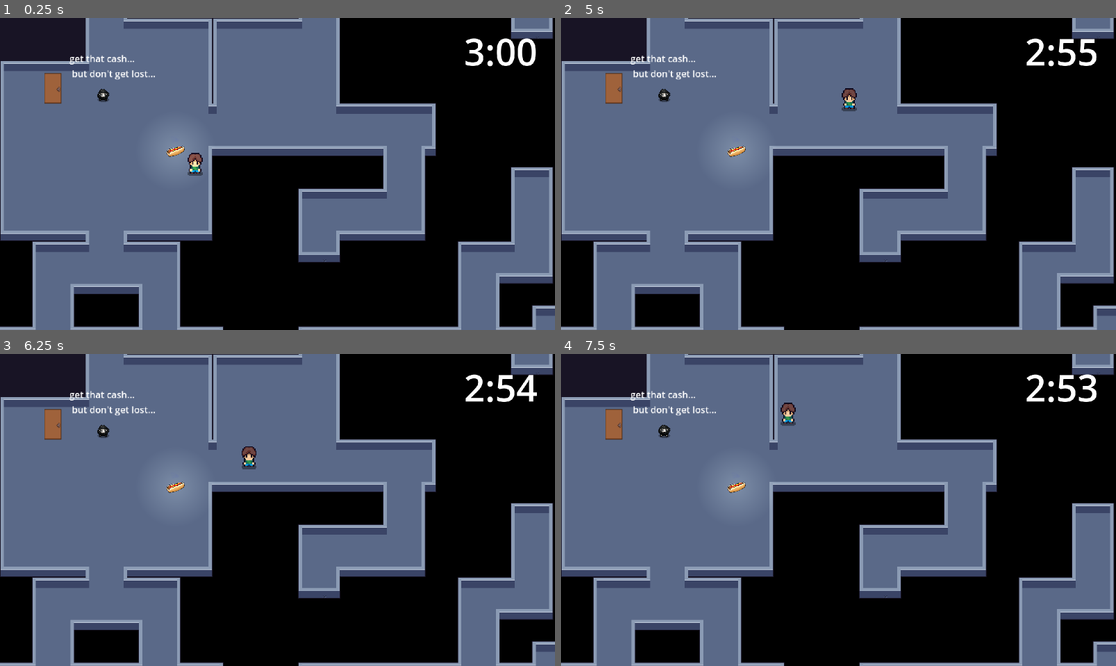
Above: before the commit, frames 1-4 (two rows, left to right).
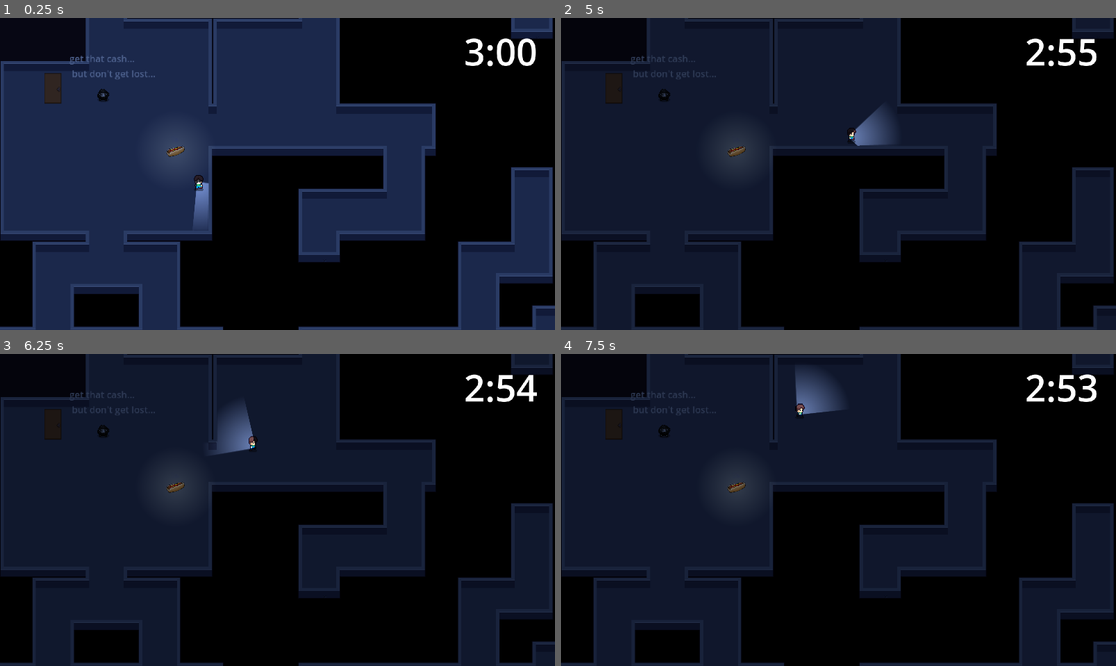
Above: after the commit, the same moments.

Repository: timo-bmgd/dungeon-raider
Game: Godot game, scene res://scenes/level_dungeon.tscn
The game is run twice, just before and just after one commit, with the same random seed, the same clock (stepped at 60 frames per second) and the same inputs. This scene is started directly instead of the project's main scene.
Inputs (mouse positions are in pixels of both pictures, inside the frame that each line leads up to):
- Up to frame 1 (0.25 s): no input
- Up to frame 2 (5 s): tap Enter at 0.5 s; move the mouse to (960, 158) at 0.52 s; hold D (right) 0.53-1.28 s; tap 1 (1) at 0.6, 3.05, 3.6 s; click (960, 158) at 0.67 s; tap 2 (2) at 0.8, 1.35, 3.8, 4.35 s; move the mouse to (727, 189) at 1.27 s; hold S (down) 1.28-2.03 s; tap 3 (3) at 1.55, 2.1, 4.55 s; move the mouse to (894, 105) at 2.02 s; hold D (right) 2.03-2.78 s; tap 4 (4) at 2.3, 2.85 s; move the mouse to (810, 236) at 2.77 s; hold W (up) 2.78-3.53 s; click (810, 236) at 2.92 s; move the mouse to (1005, 220) at 3.52 s; hold A (left) from 3.53 s (still down); move the mouse to (672, 127) at 4.27 s
- Up to frame 3 (6.25 s): move the mouse to (305, 510) at 5.02 s; release A (left) at 5.03 s; hold S (down) 5.03-5.78 s; tap 3 (3) at 5.1 s; click (305, 510) at 5.17 s; tap 4 (4) at 5.3, 5.85 s; move the mouse to (194, 432) at 5.77 s; hold D (right) from 5.78 s (still down); tap 1 (1) at 6.05 s
- Up to frame 4 (7.5 s): move the mouse to (960, 494) at 6.52 s; release D (right) at 6.53 s; press the mouse at (960, 494) at 6.53 s; hold W (up) 6.53-7.28 s; tap 2 (2) at 6.8 s; move the mouse to (727, 525) at 7.27 s; release the mouse at (727, 525) at 7.28 s; hold D (right) from 7.28 s (still down); tap Shift (sneak) at 7.35 s; click (727, 525) at 7.42 s

The runs differ from the first frame. In frame 1, 56% of the frame differs, in the area x 0-100%, y 0-100%; in frame 2, 58%; in frame 3, 58%; in frame 4, 58%.
Error in both runs: Invalid access to property or key '_on_dungeon_time_over' on a base object of type 'null instance'. (res://scripts/dungeon_death_timer.gd:22)

Commit message:
added hooman

Diff:
--- a/assets/tilesets/house.tres
+++ b/assets/tilesets/house.tres
@@ -1,7 +1,28 @@
-[gd_resource type="TileSet" load_steps=5 format=3 uid="uid://dwmocxudoqvd6"]
+[gd_resource type="TileSet" load_steps=12 format=3 uid="uid://dwmocxudoqvd6"]
 
 [ext_resource type="Texture2D" uid="uid://cip6ygpve220j" path="res://assets/sprites/Top-Down_Retro_Interior/TopDownHouse_FloorsAndWalls.png" id="1_osyb7"]
 [ext_resource type="Texture2D" uid="uid://cighjsetpy7jt" path="res://assets/sprites/indoor/roguelikeIndoor_transparent.png" id="2_q17a4"]
+
+[sub_resource type="OccluderPolygon2D" id="OccluderPolygon2D_q17a4"]
+polygon = PackedVector2Array(7, -8, 8, -8, 8, 8, 7, 8)
+
+[sub_resource type="OccluderPolygon2D" id="OccluderPolygon2D_syai6"]
+polygon = PackedVector2Array(7, -8, 8, -8, 8, 8, 7, 8)
+
+[sub_resource type="OccluderPolygon2D" id="OccluderPolygon2D_dt2rc"]
+polygon = PackedVector2Array(-8, -8, -7, -8, -7, 8, -8, 8)
+
+[sub_resource type="OccluderPolygon2D" id="OccluderPolygon2D_gmv44"]
+polygon = PackedVector2Array(7, -8, 8, -8, 8, 8, 7, 8)
+
+[sub_resource type="OccluderPolygon2D" id="OccluderPolygon2D_i6wmf"]
+polygon = PackedVector2Array(-8, -8, -7, -8, -7, 8, -8, 8)
+
+[sub_resource type="OccluderPolygon2D" id="OccluderPolygon2D_2aetf"]
+polygon = PackedVector2Array(7, -8, 8, -8, 8, 8, 7, 8)
+
+[sub_resource type="OccluderPolygon2D" id="OccluderPolygon2D_dnmx6"]
+polygon = PackedVector2Array(-8, -8, -7, -8, -7, 8, -8, 8)
 
 [sub_resource type="TileSetAtlasSource" id="TileSetAtlasSource_kvpfn"]
 texture = ExtResource("1_osyb7")
@@ -44,28 +65,34 @@
 0:1/0 = 0
 0:1/0/physics_layer_0/polygon_0/points = PackedVector2Array(-8, -8, 8, -8, 8, 8, -8, 8)
 1:1/0 = 0
+1:1/0/occlusion_layer_0/polygon_0/polygon = SubResource("OccluderPolygon2D_dt2rc")
 1:1/0/physics_layer_0/polygon_0/points = PackedVector2Array(-8, -8, 8, -8, 8, 8, -8, 8)
 2:1/0 = 0
 2:1/0/physics_layer_0/polygon_0/points = PackedVector2Array(-8, -8, 8, -8, 8, 8, -8, 8)
 3:1/0 = 0
 3:1/0/physics_layer_0/polygon_0/points = PackedVector2Array(-8, -8, 8, -8, 8, 8, -8, 8)
 4:1/0 = 0
+4:1/0/occlusion_layer_0/polygon_0/polygon = SubResource("OccluderPolygon2D_gmv44")
 4:1/0/physics_layer_0/polygon_0/points = PackedVector2Array(-8, -8, 8, -8, 8, 8, -8, 8)
 5:1/0 = 0
+5:1/0/occlusion_layer_0/polygon_0/polygon = SubResource("OccluderPolygon2D_i6wmf")
 5:1/0/physics_layer_0/polygon_0/points = PackedVector2Array(-8, -8, 8, -8, 8, 8, -8, 8)
 6:1/0 = 0
 6:1/0/physics_layer_0/polygon_0/points = PackedVector2Array(-8, -8, 8, -8, 8, 8, -8, 8)
 7:1/0 = 0
 7:1/0/physics_layer_0/polygon_0/points = PackedVector2Array(-8, -8, 8, -8, 8, 8, -8, 8)
 8:1/0 = 0
+8:1/0/occlusion_layer_0/polygon_0/polygon = SubResource("OccluderPolygon2D_2aetf")
 8:1/0/physics_layer_0/polygon_0/points = PackedVector2Array(-8, -8, 8, -8, 8, 8, -8, 8)
 9:1/0 = 0
+9:1/0/occlusion_layer_0/polygon_0/polygon = SubResource("OccluderPolygon2D_dnmx6")
 9:1/0/physics_layer_0/polygon_0/points = PackedVector2Array(-8, -8, 8, -8, 8, 8, -8, 8)
 10:1/0 = 0
 10:1/0/physics_layer_0/polygon_0/points = PackedVector2Array(-8, -8, 8, -8, 8, 8, -8, 8)
 11:1/0 = 0
 11:1/0/physics_layer_0/polygon_0/points = PackedVector2Array(-8, -8, 8, -8, 8, 8, -8, 8)
 12:1/0 = 0
+12:1/0/occlusion_layer_0/polygon_0/polygon = SubResource("OccluderPolygon2D_q17a4")
 12:1/0/physics_layer_0/polygon_0/points = PackedVector2Array(-8, -8, 8, -8, 8, 8, -8, 8)
 13:1/0 = 0
 13:1/0/physics_layer_0/polygon_0/points = PackedVector2Array(-8, -8, 8, -8, 8, 8, -8, 8)
@@ -74,34 +101,41 @@
 15:1/0 = 0
 15:1/0/physics_layer_0/polygon_0/points = PackedVector2Array(-8, -8, 8, -8, 8, 8, -8, 8)
 16:1/0 = 0
+16:1/0/occlusion_layer_0/polygon_0/polygon = SubResource("OccluderPolygon2D_syai6")
 16:1/0/physics_layer_0/polygon_0/points = PackedVector2Array(-8, -8, 8, -8, 8, 8, -8, 8)
 17:1/0 = 0
 17:1/0/physics_layer_0/polygon_0/points = PackedVector2Array(-8, -8, 8, -8, 8, 8, -8, 8)
 0:2/0 = 0
 0:2/0/physics_layer_0/polygon_0/points = PackedVector2Array(-8, -8, 8, -8, 8, 8, -8, 8)
 1:2/0 = 0
+1:2/0/occlusion_layer_0/polygon_0/polygon = SubResource("OccluderPolygon2D_dt2rc")
 1:2/0/physics_layer_0/polygon_0/points = PackedVector2Array(-8, -8, 8, -8, 8, 8, -8, 8)
 2:2/0 = 0
 2:2/0/physics_layer_0/polygon_0/points = PackedVector2Array(-8, -8, 8, -8, 8, 8, -8, 8)
 3:2/0 = 0
 3:2/0/physics_layer_0/polygon_0/points = PackedVector2Array(-8, -8, 8, -8, 8, 8, -8, 8)
 4:2/0 = 0
+4:2/0/occlusion_layer_0/polygon_0/polygon = SubResource("OccluderPolygon2D_gmv44")
 4:2/0/physics_layer_0/polygon_0/points = PackedVector2Array(-8, -8, 8, -8, 8, 8, -8, 8)
 5:2/0 = 0
+5:2/0/occlusion_layer_0/polygon_0/polygon = SubResource("OccluderPolygon2D_i6wmf")
 5:2/0/physics_layer_0/polygon_0/points = PackedVector2Array(-8, -8, 8, -8, 8, 8, -8, 8)
 6:2/0 = 0
 6:2/0/physics_layer_0/polygon_0/points = PackedVector2Array(-8, -8, 8, -8, 8, 8, -8, 8)
 7:2/0 = 0
 7:2/0/physics_layer_0/polygon_0/points = PackedVector2Array(-8, -8, 8, -8, 8, 8, -8, 8)
 8:2/0 = 0
+8:2/0/occlusion_layer_0/polygon_0/polygon = SubResource("OccluderPolygon2D_2aetf")
 8:2/0/physics_layer_0/polygon_0/points = PackedVector2Array(-8, -8, 8, -8, 8, 8, -8, 8)
 9:2/0 = 0
+9:2/0/occlusion_layer_0/polygon_0/polygon = SubResource("OccluderPolygon2D_dnmx6")
 9:2/0/physics_layer_0/polygon_0/points = PackedVector2Array(-8, -8, 8, -8, 8, 8, -8, 8)
 10:2/0 = 0
 10:2/0/physics_layer_0/polygon_0/points = PackedVector2Array(-8, -8, 8, -8, 8, 8, -8, 8)
 11:2/0 = 0
 11:2/0/physics_layer_0/polygon_0/points = PackedVector2Array(-8, -8, 8, -8, 8, 8, -8, 8)
 12:2/0 = 0
+12:2/0/occlusion_layer_0/polygon_0/polygon = SubResource("OccluderPolygon2D_q17a4")
 12:2/0/physics_layer_0/polygon_0/points = PackedVector2Array(-8, -8, 8, -8, 8, 8, -8, 8)
 13:2/0 = 0
 13:2/0/physics_layer_0/polygon_0/points = PackedVector2Array(-8, -8, 8, -8, 8, 8, -8, 8)
@@ -110,34 +144,41 @@
 15:2/0 = 0
 15:2/0/physics_layer_0/polygon_0/points = PackedVector2Array(-8, -8, 8, -8, 8, 8, -8, 8)
 16:2/0 = 0
+16:2/0/occlusion_layer_0/polygon_0/polygon = SubResource("OccluderPolygon2D_syai6")
 16:2/0/physics_layer_0/polygon_0/points = PackedVector2Array(-8, -8, 8, -8, 8, 8, -8, 8)
 17:2/0 = 0
 17:2/0/physics_layer_0/polygon_0/points = PackedVector2Array(-8, -8, 8, -8, 8, 8, -8, 8)
 0:3/0 = 0
 0:3/0/physics_layer_0/polygon_0/points = PackedVector2Array(-8, -8, 8, -8, 8, 8, -8, 8)
 1:3/0 = 0
+1:3/0/occlusion_layer_0/polygon_0/polygon = SubResource("OccluderPolygon2D_dt2rc")
 1:3/0/physics_layer_0/polygon_0/points = PackedVector2Array(-8, -8, 8, -8, 8, 8, -8, 8)
 2:3/0 = 0
 2:3/0/physics_layer_0/polygon_0/points = PackedVector2Array(-8, -8, 8, -8, 8, 8, -8, 8)
 3:3/0 = 0
 3:3/0/physics_layer_0/polygon_0/points = PackedVector2Array(-8, -8, 8, -8, 8, 8, -8, 8)
 4:3/0 = 0
+4:3/0/occlusion_layer_0/polygon_0/polygon = SubResource("OccluderPolygon2D_gmv44")
 4:3/0/physics_layer_0/polygon_0/points = PackedVector2Array(-8, -8, 8, -8, 8, 8, -8, 8)
 5:3/0 = 0
+5:3/0/occlusion_layer_0/polygon_0/polygon = SubResource("OccluderPolygon2D_i6wmf")
 5:3/0/physics_layer_0/polygon_0/points = PackedVector2Array(-8, -8, 8, -8, 8, 8, -8, 8)
 6:3/0 = 0
 6:3/0/physics_layer_0/polygon_0/points = PackedVector2Array(-8, -8, 8, -8, 8, 8, -8, 8)
 7:3/0 = 0
 7:3/0/physics_layer_0/polygon_0/points = PackedVector2Array(-8, -8, 8, -8, 8, 8, -8, 8)
 8:3/0 = 0
+8:3/0/occlusion_layer_0/polygon_0/polygon = SubResource("OccluderPolygon2D_2aetf")
 8:3/0/physics_layer_0/polygon_0/points = PackedVector2Array(-8, -8, 8, -8, 8, 8, -8, 8)
 9:3/0 = 0
+9:3/0/occlusion_layer_0/polygon_0/polygon = SubResource("OccluderPolygon2D_dnmx6")
 9:3/0/physics_layer_0/polygon_0/points = PackedVector2Array(-8, -8, 8, -8, 8, 8, -8, 8)
 10:3/0 = 0
 10:3/0/physics_layer_0/polygon_0/points = PackedVector2Array(-8, -8, 8, -8, 8, 8, -8, 8)
 11:3/0 = 0
 11:3/0/physics_layer_0/polygon_0/points = PackedVector2Array(-8, -8, 8, -8, 8, 8, -8, 8)
 12:3/0 = 0
+12:3/0/occlusion_layer_0/polygon_0/polygon = SubResource("OccluderPolygon2D_q17a4")
 12:3/0/physics_layer_0/polygon_0/points = PackedVector2Array(-8, -8, 8, -8, 8, 8, -8, 8)
 13:3/0 = 0
 13:3/0/physics_layer_0/polygon_0/points = PackedVector2Array(-8, -8, 8, -8, 8, 8, -8, 8)
@@ -146,34 +187,41 @@
 15:3/0 = 0
 15:3/0/physics_layer_0/polygon_0/points = PackedVector2Array(-8, -8, 8, -8, 8, 8, -8, 8)
 16:3/0 = 0
+16:3/0/occlusion_layer_0/polygon_0/polygon = SubResource("OccluderPolygon2D_syai6")
 16:3/0/physics_layer_0/polygon_0/points = PackedVector2Array(-8, -8, 8, -8, 8, 8, -8, 8)
 17:3/0 = 0
 17:3/0/physics_layer_0/polygon_0/points = PackedVector2Array(-8, -8, 8, -8, 8, 8, -8, 8)
 0:4/0 = 0
 0:4/0/physics_layer_0/polygon_0/points = PackedVector2Array(-8, -8, 8, -8, 8, 8, -8, 8)
 1:4/0 = 0
+1:4/0/occlusion_layer_0/polygon_0/polygon = SubResource("OccluderPolygon2D_dt2rc")
 1:4/0/physics_layer_0/polygon_0/points = PackedVector2Array(-8, -8, -8, -0.224823, 8, -0.26003742, 8, -8, -0.8093567, -8)
 2:4/0 = 0
 2:4/0/physics_layer_0/polygon_0/points = PackedVector2Array(-8, -8, -8, -0.224823, 8, -0.26003742, 8, -8, -0.8093567, -8)
 3:4/0 = 0
 3:4/0/physics_layer_0/polygon_0/points = PackedVector2Array(-8, -8, -8, -0.224823, 8, -0.26003742, 8, -8, -0.8093567, -8)
 4:4/0 = 0
+4:4/0/occlusion_layer_0/polygon_0/polygon = SubResource("OccluderPolygon2D_gmv44")
 4:4/0/physics_layer_0/polygon_0/points = PackedVector2Array(-8, -8, -8, -0.224823, 8, -0.26003742, 8, -8, -0.8093567, -8)
 5:4/0 = 0
+5:4/0/occlusion_layer_0/polygon_0/polygon = SubResource("OccluderPolygon2D_i6wmf")
 5:4/0/physics_layer_0/polygon_0/points = PackedVector2Array(-8, -8, -8, -0.224823, 8, -0.26003742, 8, -8, -0.8093567, -8)
 6:4/0 = 0
 6:4/0/physics_layer_0/polygon_0/points = PackedVector2Array(-8, -8, -8, -0.224823, 8, -0.26003742, 8, -8, -0.8093567, -8)
 7:4/0 = 0
 7:4/0/physics_layer_0/polygon_0/points = PackedVector2Array(-8, -8, -8, -0.224823, 8, -0.26003742, 8, -8, -0.8093567, -8)
 8:4/0 = 0
+8:4/0/occlusion_layer_0/polygon_0/polygon = SubResource("OccluderPolygon2D_2aetf")
 8:4/0/physics_layer_0/polygon_0/points = PackedVector2Array(-8, -8, -8, -0.224823, 8, -0.26003742, 8, -8, -0.8093567, -8)
 9:4/0 = 0
+9:4/0/occlusion_layer_0/polygon_0/polygon = SubResource("OccluderPolygon2D_dnmx6")
 9:4/0/physics_layer_0/polygon_0/points = PackedVector2Array(-8, -8, -8, -0.224823, 8, -0.26003742, 8, -8, -0.8093567, -8)
 10:4/0 = 0
 10:4/0/physics_layer_0/polygon_0/points = PackedVector2Array(-8, -8, -8, -0.224823, 8, -0.26003742, 8, -8, -0.8093567, -8)
 11:4/0 = 0
 11:4/0/physics_layer_0/polygon_0/points = PackedVector2Array(-8, -8, -8, -0.224823, 8, -0.26003742, 8, -8, -0.8093567, -8)
 12:4/0 = 0
+12:4/0/occlusion_layer_0/polygon_0/polygon = SubResource("OccluderPolygon2D_q17a4")
 12:4/0/physics_layer_0/polygon_0/points = PackedVector2Array(-8, -8, -8, -0.224823, 8, -0.26003742, 8, -8, -0.8093567, -8)
 13:4/0 = 0
 13:4/0/physics_layer_0/polygon_0/points = PackedVector2Array(-8, -8, -8, -0.224823, 8, -0.26003742, 8, -8, -0.8093567, -8)
@@ -810,6 +858,8 @@
 27:18/0 = 0
 
 [resource]
+occlusion_layer_0/light_mask = 1
+occlusion_layer_0/sdf_collision = true
 physics_layer_0/collision_layer = 1
 physics_layer_0/collision_mask = 15
 sources/0 = SubResource("TileSetAtlasSource_kvpfn")
--- a/scenes/enemy_hooman.gd
+++ b/scenes/enemy_hooman.gd
@@ -1,12 +1,15 @@
 extends CharacterBody2D
 
 @export var speed = 150.0
-@export var change_direction_time = 2.0  # How often to pick new direction
+@export var change_direction_time = 2.0
+@export var rotation_smoothness = 5.0
 
-@onready var ray_right: RayCast2D = $right
-@onready var ray_left: RayCast2D = $left
-@onready var ray_up: RayCast2D = $up
-@onready var ray_down: RayCast2D = $down
+@onready var ray_up = $up
+@onready var ray_down = $down
+@onready var ray_left = $left
+@onready var ray_right = $right
+@onready var animated_sprite = $AnimatedSprite2D
+@onready var light = $PointLight2D
 
 var current_direction = Vector2.ZERO
 var direction_timer = 0.0
@@ -17,7 +20,6 @@
 func _physics_process(delta):
 	direction_timer -= delta
 
-	# Pick new random direction periodically
 	if direction_timer <= 0:
 		pick_random_direction()
 
@@ -33,7 +35,6 @@
 	if ray_right.is_colliding() and current_direction.x > 0:
 		adjusted_direction.x = 0
 
-	# If blocked, pick new direction immediately
 	if adjusted_direction == Vector2.ZERO:
 		pick_random_direction()
 		adjusted_direction = current_direction
@@ -41,8 +42,32 @@
 	velocity = adjusted_direction.normalized() * speed
 	move_and_slide()
 
+	# Update animation and light rotation
+	update_animation(adjusted_direction)
+	update_light_rotation(adjusted_direction, delta)
+
+func update_animation(direction: Vector2):
+	if direction == Vector2.ZERO:
+		animated_sprite.stop()
+		return
+
+	if abs(direction.x) > abs(direction.y):
+		if direction.x > 0:
+			animated_sprite.play("run_right")
+		else:
+			animated_sprite.play("run_left")
+	else:
+		if direction.y > 0:
+			animated_sprite.play("run_down")
+		else:
+			animated_sprite.play("run_up")
+
+func update_light_rotation(direction: Vector2, delta):
+	if direction != Vector2.ZERO:
+		var target_angle = direction.angle()
+		light.rotation = lerp_angle(light.rotation, target_angle, rotation_smoothness * delta)
+
 func pick_random_direction():
-	# Pick random cardinal or diagonal direction
 	current_direction = Vector2(
 		randf_range(-1, 1),
 		randf_range(-1, 1)
--- a/scenes/enemy_hooman.tscn
+++ b/scenes/enemy_hooman.tscn
@@ -1,7 +1,8 @@
-[gd_scene load_steps=41 format=3 uid="uid://cik6b8fdssc62"]
+[gd_scene load_steps=42 format=3 uid="uid://cik6b8fdssc62"]
 
 [ext_resource type="Script" uid="uid://bhqtisuqasxc5" path="res://scenes/enemy_hooman.gd" id="1_3sbhg"]
 [ext_resource type="Texture2D" uid="uid://bh86vfk4m3f6i" path="res://assets/sprites/human/Hoooman.png" id="1_v3lew"]
+[ext_resource type="Texture2D" uid="uid://civpdq068v2gr" path="res://assets/sprites/lightcone_2.png" id="3_4wh4c"]
 
 [sub_resource type="RectangleShape2D" id="RectangleShape2D_v3lew"]
 size = Vector2(7, 9)
@@ -301,7 +302,7 @@
 "speed": 5.0
 }]
 
-[node name="CharacterBody2D" type="CharacterBody2D"]
+[node name="enemy_hooman" type="CharacterBody2D"]
 script = ExtResource("1_3sbhg")
 
 [node name="CollisionShape2D" type="CollisionShape2D" parent="."]
@@ -324,3 +325,10 @@
 
 [node name="down" type="RayCast2D" parent="."]
 target_position = Vector2(0, 15)
+
+[node name="PointLight2D" type="PointLight2D" parent="."]
+shadow_enabled = true
+shadow_filter = 2
+shadow_filter_smooth = 0.7
+texture = ExtResource("3_4wh4c")
+texture_scale = 0.15
--- a/scenes/level_dungeon.tscn
+++ b/scenes/level_dungeon.tscn
@@ -37,7 +37,6 @@
 position = Vector2(79.565216, 129.13043)
 
 [node name="CanvasModulate" type="CanvasModulate" parent="level_dungeon2"]
-visible = false
 color = Color(0.065169334, 0.09145393, 0.15989277, 1)
 
 [node name="CanvasLayer" type="CanvasLayer" parent="level_dungeon2"]
@@ -52,6 +51,6 @@
 
 [node name="Timer" type="Timer" parent="level_dungeon2/CanvasLayer"]
 
-[node name="CharacterBody2D" parent="." instance=ExtResource("6_05l6f")]
+[node name="enemy" parent="." instance=ExtResource("6_05l6f")]
 position = Vector2(673, 546)
-scale = Vector2(4, 4)
+scale = Vector2(2.5, 2.5)
--- a/scenes/level_spaceship.tscn
+++ b/scenes/level_spaceship.tscn
@@ -1704,12 +1704,14 @@
 27:18/0 = 0
 
 [sub_resource type="TileSet" id="TileSet_l55rn"]
+occlusion_layer_0/light_mask = 1
+occlusion_layer_0/sdf_collision = true
 physics_layer_0/collision_layer = 1
 physics_layer_0/collision_mask = 15
 sources/0 = SubResource("TileSetAtlasSource_7ru1y")
 
 [node name="level_spaceship" type="TileMapLayer"]
-position = Vector2(0, -0.99999994)
+position = Vector2(0.99999994, -0.9999999)
 scale = Vector2(2.5, 2.5)
 tile_map_data = PackedByteArray("AAD/////AAAMAAIAAAAAAP//AAALAAIAAAABAP//AAALAAIAAAD+////AAALAAIAAAD9////AAAKAAIAAAD9/w …(9904 unchanged characters)…
 tile_set = ExtResource("1_f8ign")
--- a/scenes/player.tscn
+++ b/scenes/player.tscn
@@ -347,7 +347,6 @@
 frame_progress = 0.4413762
 
 [node name="PointLight2D" type="PointLight2D" parent="."]
-visible = false
 shadow_enabled = true
 shadow_filter = 2
 texture = ExtResource("3_qhqgy")
--- a/scripts/game_manager.gd
+++ b/scripts/game_manager.gd
@@ -20,7 +20,7 @@
 	ui.connect_to_inventory(inventory)
 
 	# Set the SPACESHIP as the level
-	load_level("level_story")
+	load_level("level_spaceship")
 
 
 func _input(event: InputEvent) -> void:
Binary file added: assets/sprites/lightcone_2.png
Not shown, added: assets/sprites/lightcone_2.png.import
